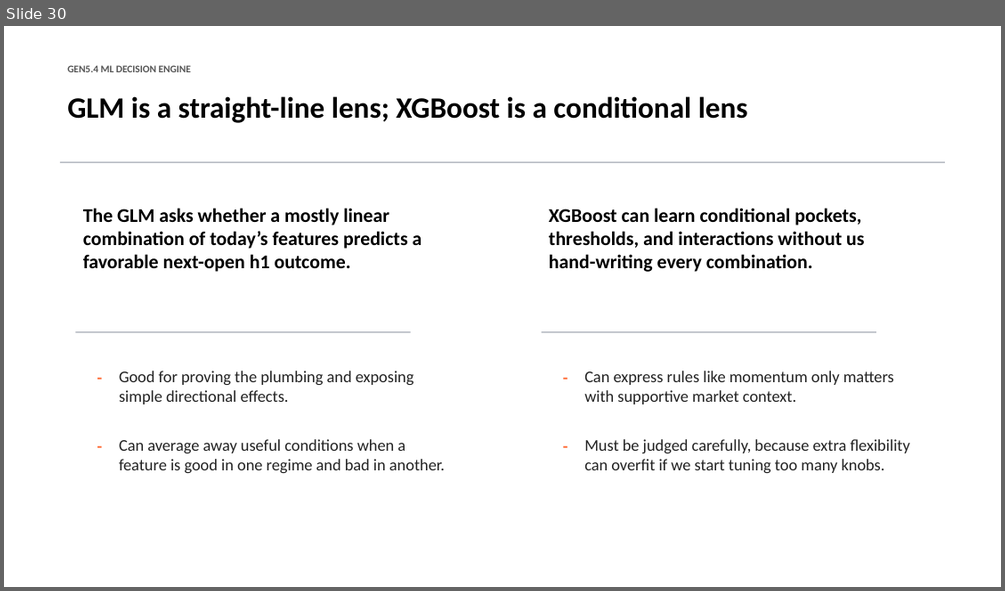
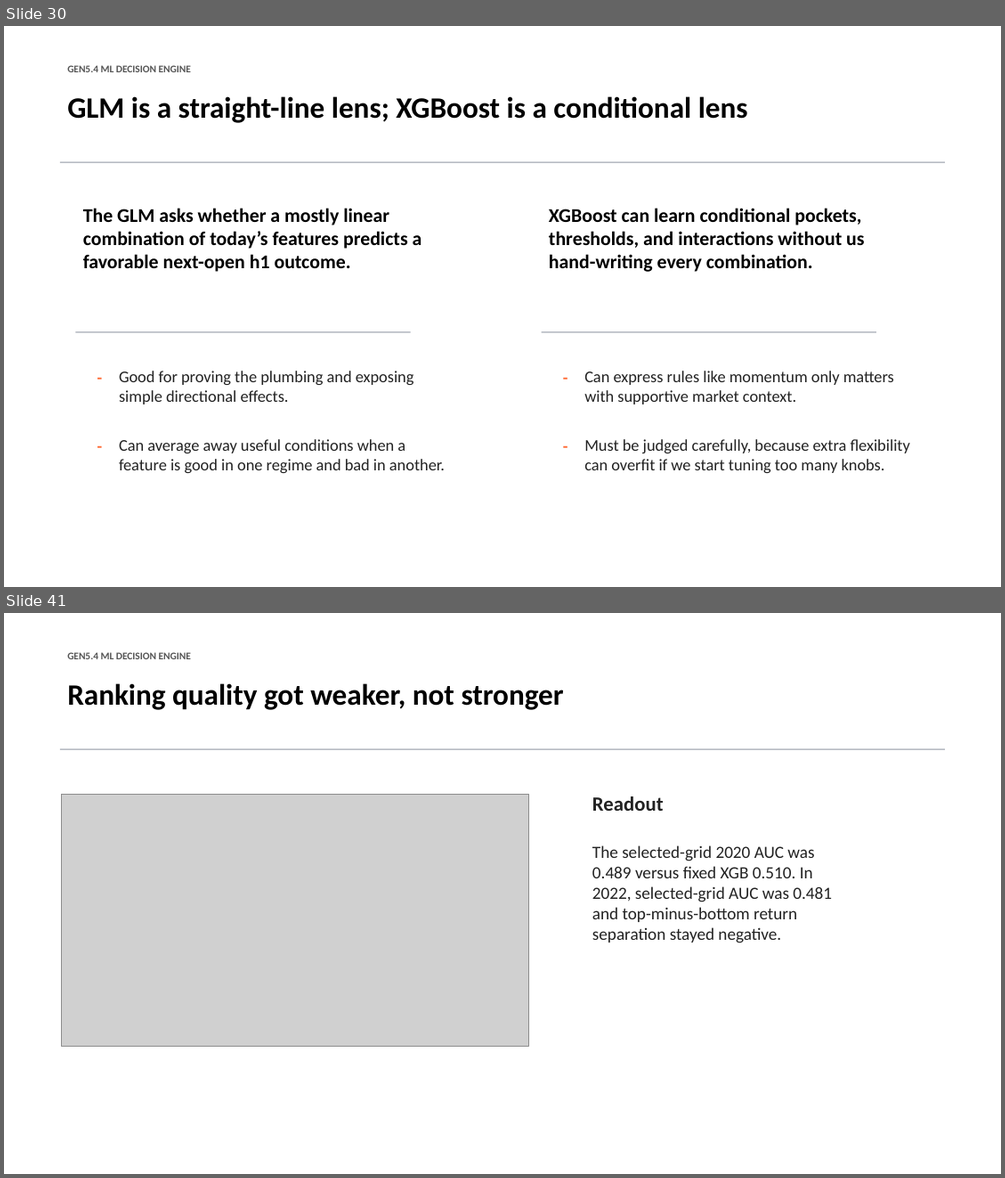
Before and after one commit to Francisc0Franc0/Time-Series-Modeling-Gen5, a slide deck: presentations/gen5_4_ml_decision_engine_incremental_build.pptx. Shown one above the other, each under a label of ours: slide 30 before the commit, slides 30 and 41 after it; the slides between them are not shown. The pictures are 1005x591 and 1005x1178 pixels, drawn with LibreOffice and Linux fonts; fonts in the diff are those of the drawing; grey boxes stand for pictures. Boxes give left, top, right and bottom in pixels: in the first picture for what was removed or moved away, otherwise in the second. Text is boxed around its words. In the diff, an @@ line names an element or a change of style, - is before the commit and + after.

```diff
--- a/presentations/gen5_4_ml_decision_engine_incremental_build.pptx
+++ b/presentations/gen5_4_ml_decision_engine_incremental_build.pptx
@@ slide 41 added at <box>4,613,1001,1174</box>, background #FFFFFF @@
@@ text added at <box>67,652,191,659</box>, 9.8 pt, text #555555, bold @@
+GEN5.4 ML DECISION ENGINE
@@ text added at <box>67,683,564,710</box>, 28.5 pt, text #000000, bold @@
+Ranking quality got weaker, not stronger
@@ rectangle added at <box>60,748,945,750</box>, fill #B8BCC4 @@
@@ picture added at <box>62,794,529,1046</box> @@
@@ text added at <box>592,796,663,811</box>, 19.5 pt, text #222222, bold @@
+Readout
@@ text added at <box>592,845,832,943</box>, 16.5 pt, text #222222 @@
+The selected-grid 2020 AUC was 0.489 versus fixed XGB 0.510. In 2022, selected-grid AUC was 0.481 and top-minus-bottom return separation stayed negative.
```
Also in this commit, not shown: 5 slides changed, 7 other slides added, 6 other files.
